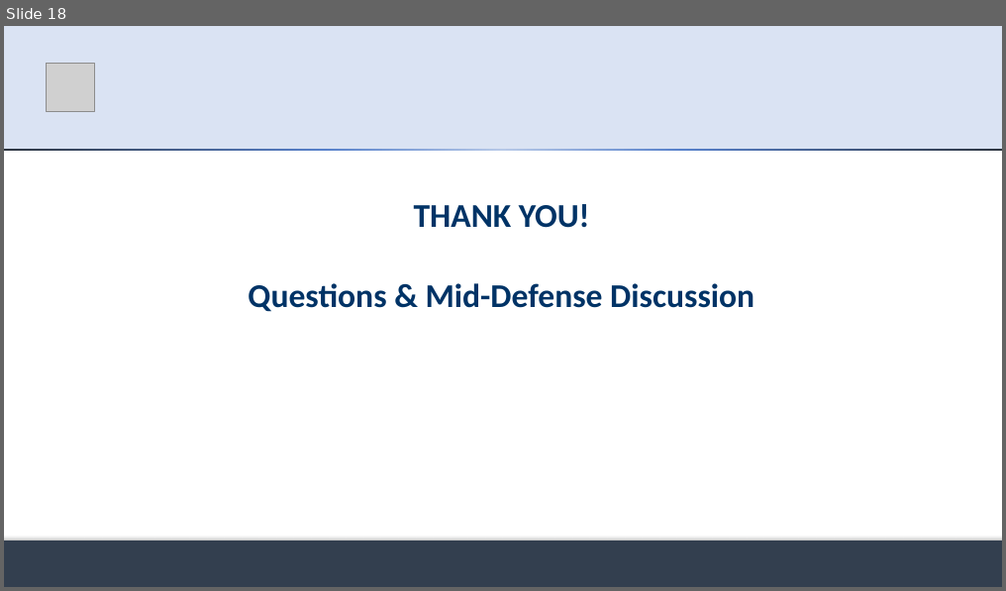
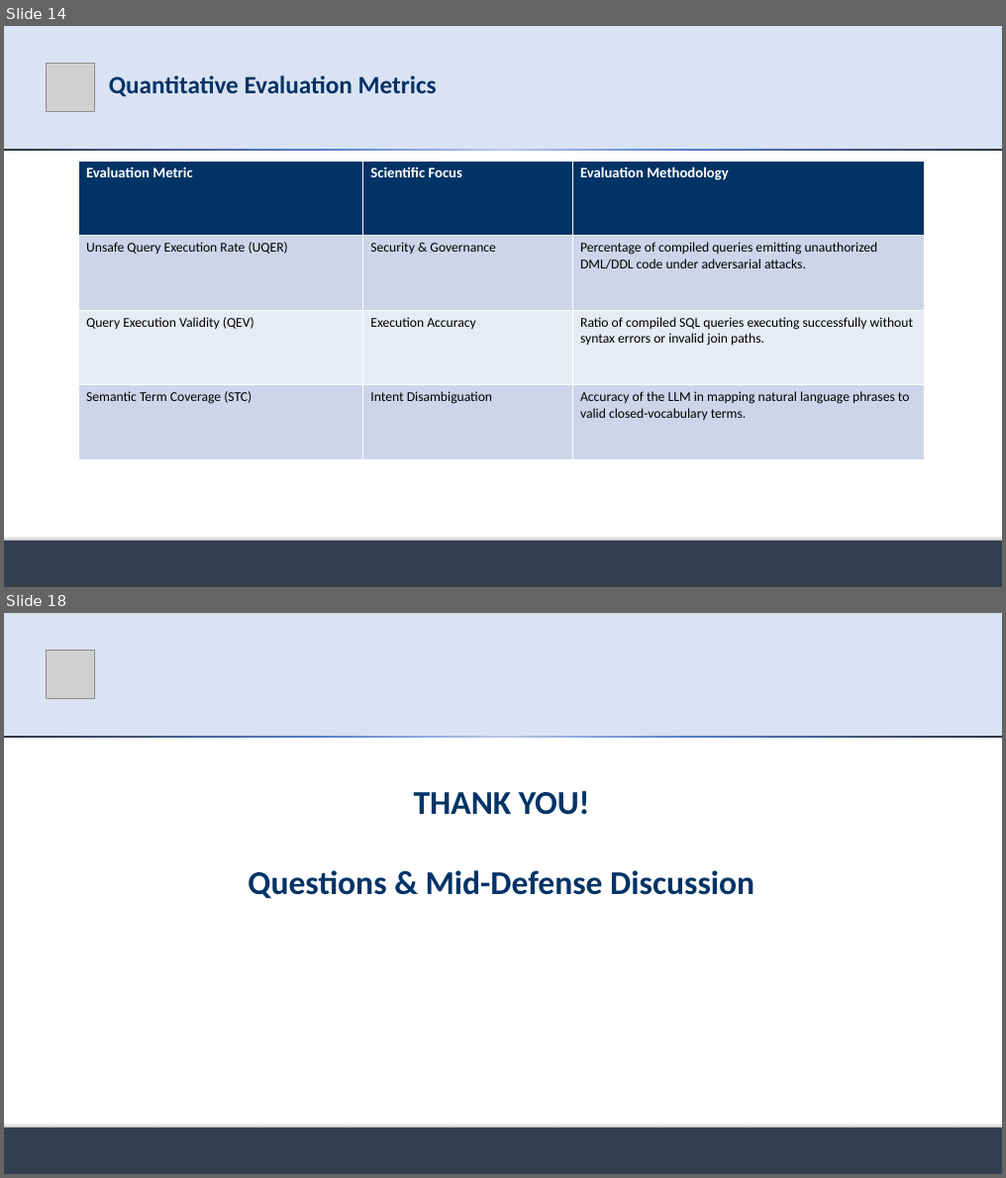
Before and after one commit to md-riaz/AEGIS-Research, a slide deck: docs/scripts/Md_Riaz_Mid_Defense_Final_0322310105101024.pptx. Shown one above the other, each under a label of ours: slide 18 before the commit, slides 14 and 18 after it; the slides between them are not shown. The pictures are 1006x591 and 1006x1178 pixels, drawn with LibreOffice and Linux fonts; fonts in the diff are those of the drawing; grey boxes stand for pictures. Boxes give left, top, right and bottom in pixels: in the first picture for what was removed or moved away, otherwise in the second. Text is boxed around its words. In the diff, an @@ line names an element or a change of style, - is before the commit and + after.

Commit message:
refactor(presentation): calibrate mid-defense deck with research questions, thesis title, and balanced evaluation claims

```diff
--- a/docs/scripts/Md_Riaz_Mid_Defense_Final_0322310105101024.pptx
+++ b/docs/scripts/Md_Riaz_Mid_Defense_Final_0322310105101024.pptx
@@ slide 14 added at box(4, 26, 1002, 587), background #FFFFFF @@
@@ rectangle added at box(4, 26, 1002, 149), fill #DAE3F3 @@
@@ picture added at box(46, 64, 94, 111) @@
@@ title added at box(109, 76, 437, 96), 24 pt, text #003366, bold @@
+Quantitative Evaluation Metrics
@@ rectangle added at box(4, 149, 1002, 151), fill gradient #B4C7E7 to #4D79C7 to #222A35 @@
@@ table added at box(79, 161, 925, 461), 4 rows, 3 columns @@
+Evaluation Metric | Scientific Focus | Evaluation Methodology
+Unsafe Query Execution Rate (UQER) | Security & Governance | Percentage of compiled queries emitting unauthorized DML/DDL code under adversarial attacks.
+Query Execution Validity (QEV) | Execution Accuracy | Ratio of compiled SQL queries executing successfully without syntax errors or invalid join paths.
+Semantic Term Coverage (STC) | Intent Disambiguation | Accuracy of the LLM in mapping natural language phrases to valid closed-vocabulary terms.
@@ rectangle added at box(4, 541, 1002, 587), fill #333F50 @@
```
Also in this commit, not shown: 13 slides changed, 3 other slides added, 4 slides removed, 19 other files.
